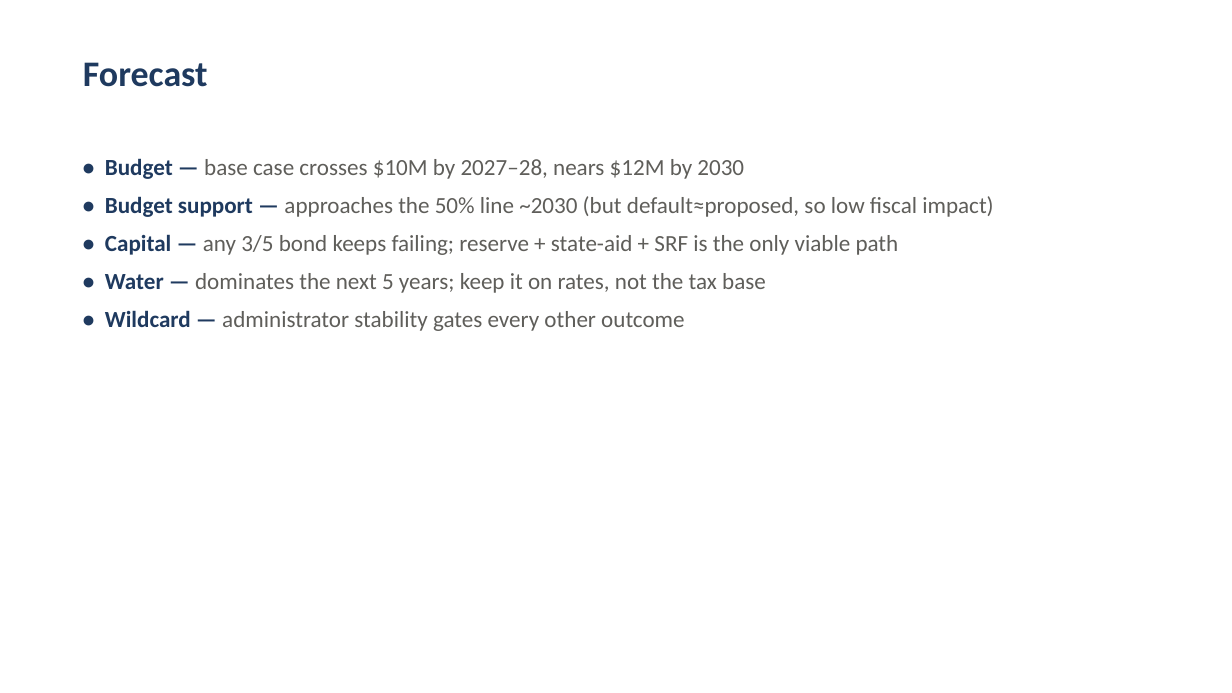
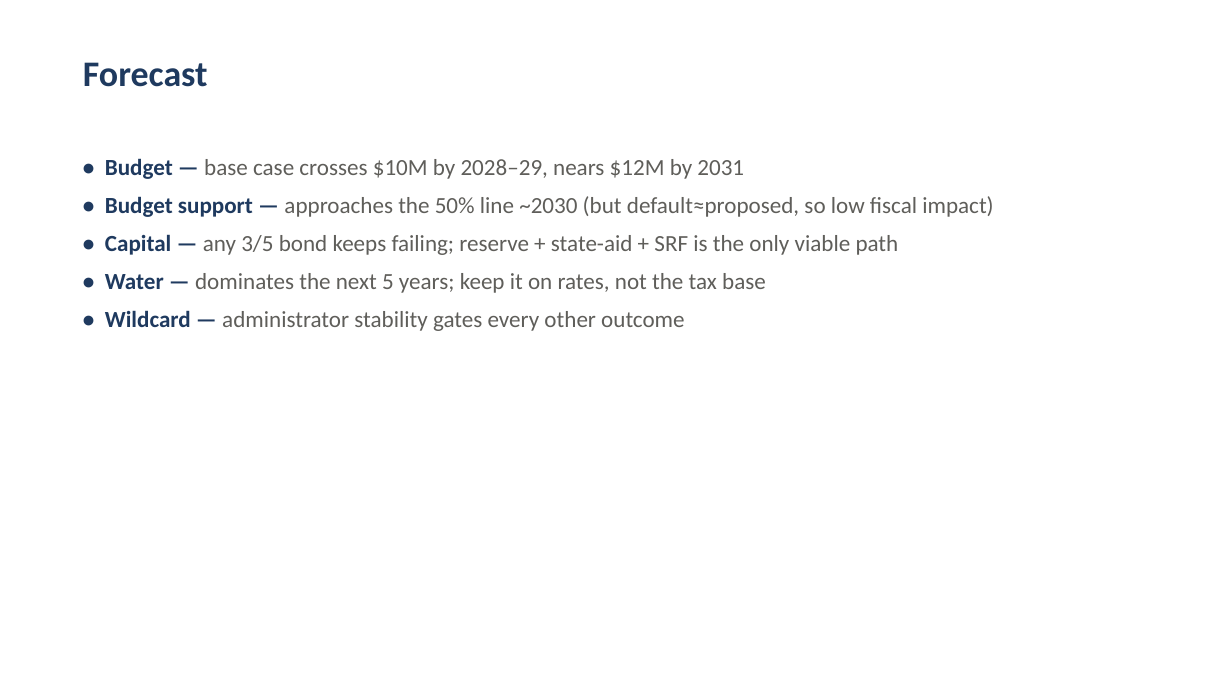
Before and after one commit to 97n8/puddlejumper, a slide deck: slide 9 of docs/analyses/swanzey-financial-review/Deliverables/Board Presentation.pptx. Drawn at 1232x693 pixels with LibreOffice and Linux fonts; fonts in the diff are those of the drawing. Boxes give left, top, right and bottom in pixels: in the first picture for what was removed or moved away, otherwise in the second. Text is boxed around its words. In the diff, an @@ line names an element or a change of style, - is before the commit and + after.

```diff
--- a/docs/analyses/swanzey-financial-review/Deliverables/Board Presentation.pptx
+++ b/docs/analyses/swanzey-financial-review/Deliverables/Board Presentation.pptx
@@ text at [105,158,744,179]: text changed @@
-• Budget — base case crosses $10M by 2027–28, nears $12M by 2030
+• Budget — base case crosses $10M by 2028–29, nears $12M by 2031
```
Also in this commit, not shown: 1 other slide changed, 13 other files.
